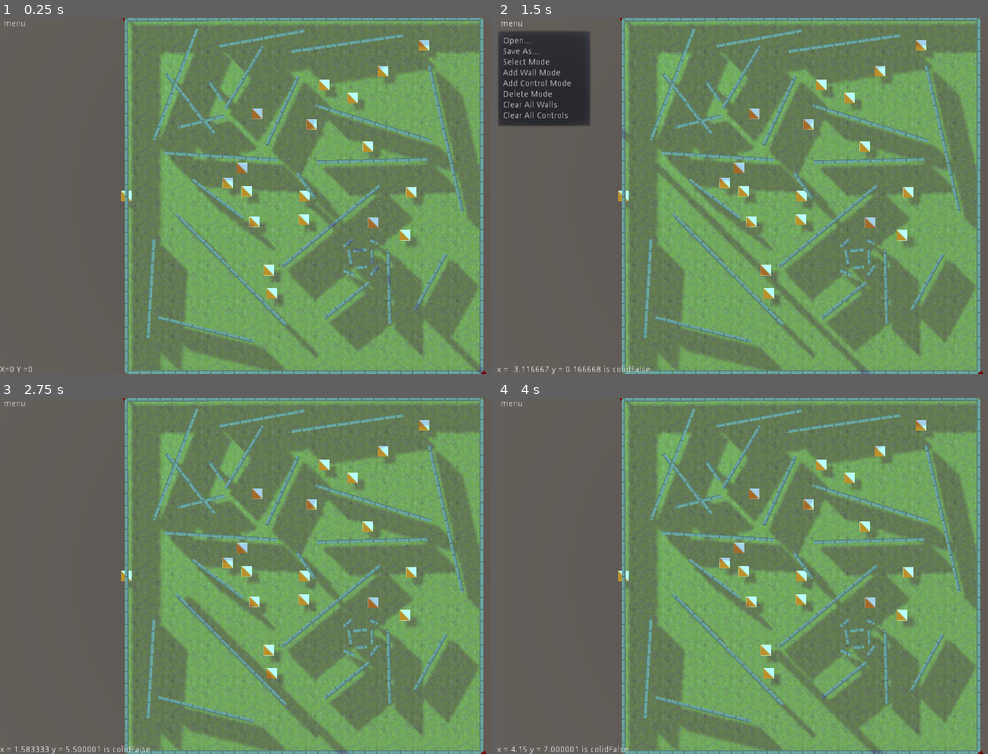
Above: before the commit, frames 1-4 (two rows, left to right).
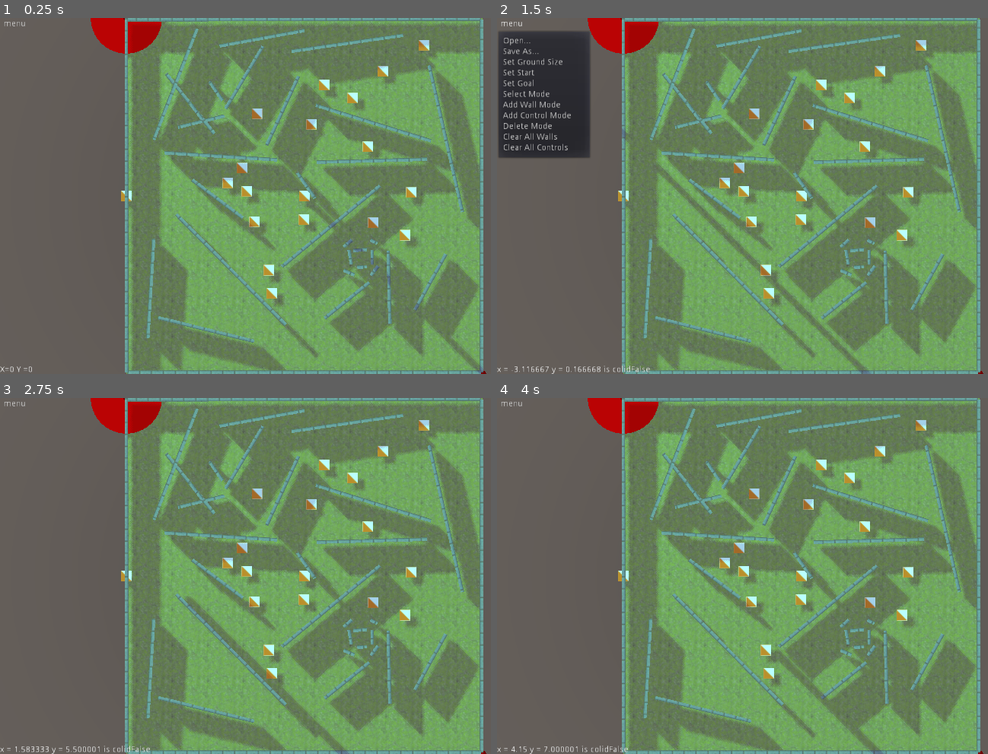
Above: after the commit, the same moments.

Repository: kjellwinblad/wall_orienteering
Game: Godot game, scene res://MapEditor.tscn
Two runs of this game, one before a commit and one after it. Both use one fixed random seed, a clock stepped at 60 frames per second and the inputs below. This scene is started directly instead of the project's main scene.
Inputs (mouse positions are in pixels of both pictures, inside the frame that each line leads up to):
- Up to frame 1 (0.25 s): no input
- Up to frame 2 (1.5 s): tap Enter at 0.5 s; move the mouse to (933, 178) at 0.52 s; press the mouse at (933, 178) at 0.53 s; release the mouse at (933, 178) at 1.25 s; click "menu" at 1.25 s
- Up to frame 3 (2.75 s): tap Space at 2 s; move the mouse to (181, 593) at 2.02 s; click (181, 593) at 2.1 s
- Up to frame 4 (4 s): tap Enter at 2.75 s; move the mouse to (860, 497) at 2.77 s; press the mouse at (860, 497) at 2.78 s; tap Space at 3.5 s; move the mouse to (771, 647) at 3.52 s; release the mouse at (771, 647) at 3.53 s; click (771, 647) at 3.6 s

The runs differ from the first frame. In frame 1, 1.0% of the frame differs, in the area x 18-34%, y 0-12%; in frame 2, 3.3%, in the area x 0-34%, y 0-40%; in frame 3, 1.0%; in frame 4, 1.0%.

Commit message:
More editor features

Diff:
--- /dev/null
+++ b/Goal.tscn
@@ -0,0 +1,20 @@
+[gd_scene load_steps=4 format=2]
+
+[sub_resource type="CylinderMesh" id=5]
+
+[sub_resource type="SpatialMaterial" id=6]
+albedo_color = Color( 1, 0, 0, 1 )
+
+[sub_resource type="BoxShape" id=4]
+
+[node name="Start" type="Spatial"]
+
+[node name="MeshInstance" type="MeshInstance" parent="."]
+transform = Transform( 1, 0, 0, 0, 1, 0, 0, 0, 1, 0, -0.43333, 0 )
+mesh = SubResource( 5 )
+material/0 = SubResource( 6 )
+
+[node name="Area" type="Area" parent="."]
+
+[node name="CollisionShape" type="CollisionShape" parent="Area"]
+shape = SubResource( 4 )
--- a/MapEditor.tscn
+++ b/MapEditor.tscn
@@ -1,8 +1,9 @@
-[gd_scene load_steps=5 format=2]
+[gd_scene load_steps=6 format=2]
 
 [ext_resource path="res://map_renderer.tscn" type="PackedScene" id=1]
 [ext_resource path="res://map_editor.gd" type="Script" id=2]
 [ext_resource path="res://editor_menu.gd" type="Script" id=3]
+[ext_resource path="res://set_size_dialog.gd" type="Script" id=4]
 
 [sub_resource type="CylinderMesh" id=1]
 top_radius = 0.1
@@ -74,7 +75,7 @@
 rect_min_size = Vector2( 500, 315 )
 size_flags_horizontal = 3
 size_flags_vertical = 3
-window_title = "Open a Map"
+window_title = "Open a File"
 resizable = true
 mode = 0
 current_dir = "res://maps"
@@ -83,5 +84,99 @@
 __meta__ = {
 "_editor_description_": ""
 }
+
+[node name="SetSizeDialog" type="WindowDialog" parent="."]
+visible = true
+anchor_left = 0.5
+anchor_top = 0.5
+anchor_right = 0.5
+anchor_bottom = 0.5
+margin_left = -100.0
+margin_top = -100.0
+margin_right = 100.0
+margin_bottom = 100.0
+rect_min_size = Vector2( 200, 200 )
+popup_exclusive = true
+window_title = "Set Size"
+resizable = true
+script = ExtResource( 4 )
+__meta__ = {
+"_edit_use_anchors_": false
+}
+
+[node name="VBoxContainer" type="VBoxContainer" parent="SetSizeDialog"]
+margin_right = 104.0
+margin_bottom = 94.0
+rect_min_size = Vector2( 200, 200 )
+__meta__ = {
+"_edit_use_anchors_": false
+}
+
+[node name="Label" type="Label" parent="SetSizeDialog/VBoxContainer"]
+margin_right = 200.0
+margin_bottom = 14.0
+text = "Set ground size"
+
+[node name="HBoxContainer" type="HBoxContainer" parent="SetSizeDialog/VBoxContainer"]
+margin_top = 18.0
+margin_right = 200.0
+margin_bottom = 42.0
+
+[node name="Label" type="Label" parent="SetSizeDialog/VBoxContainer/HBoxContainer"]
+margin_top = 5.0
+margin_right = 100.0
+margin_bottom = 19.0
+text = "Height (meters)"
+
+[node name="HeightLineEdit" type="LineEdit" parent="SetSizeDialog/VBoxContainer/HBoxContainer"]
+margin_left = 104.0
+margin_right = 162.0
+margin_bottom = 24.0
+text = "10"
+
+[node name="HBoxContainer2" type="HBoxContainer" parent="SetSizeDialog/VBoxContainer"]
+margin_top = 46.0
+margin_right = 200.0
+margin_bottom = 70.0
+
+[node name="Label" type="Label" parent="SetSizeDialog/VBoxContainer/HBoxContainer2"]
+margin_top = 5.0
+margin_right = 96.0
+margin_bottom = 19.0
+text = "Width (meters)"
+
+[node name="WidthLineEdit" type="LineEdit" parent="SetSizeDialog/VBoxContainer/HBoxContainer2"]
+margin_left = 100.0
+margin_right = 158.0
+margin_bottom = 24.0
+text = "10"
+
+[node name="HBoxContainer3" type="HBoxContainer" parent="SetSizeDialog/VBoxContainer"]
+margin_top = 74.0
+margin_right = 200.0
+margin_bottom = 94.0
+
+[node name="SaveButton" type="Button" parent="SetSizeDialog/VBoxContainer/HBoxContainer3"]
+margin_right = 41.0
+margin_bottom = 20.0
+text = "Save"
+
+[node name="CancelButton" type="Button" parent="SetSizeDialog/VBoxContainer/HBoxContainer3"]
+margin_left = 45.0
+margin_right = 99.0
+margin_bottom = 20.0
+text = "Cancel"
+
+[node name="BadHeightDialog" type="AcceptDialog" parent="SetSizeDialog"]
+margin_right = 83.0
+margin_bottom = 58.0
+dialog_text = "The height needs to be a positive integer"
+
+[node name="BadWidthtDialog" type="AcceptDialog" parent="SetSizeDialog"]
+margin_right = 83.0
+margin_bottom = 58.0
+dialog_text = "The width needs to be a positive integer"
 [connection signal="file_selected" from="SaveFileDialog" to="." method="_on_SaveFileDialog_file_selected"]
 [connection signal="file_selected" from="OpenFileDialog" to="." method="_on_OpenFileDialog_file_selected"]
+[connection signal="pressed" from="SetSizeDialog/VBoxContainer/HBoxContainer3/SaveButton" to="SetSizeDialog" method="_on_SaveButton_pressed"]
+[connection signal="pressed" from="SetSizeDialog/VBoxContainer/HBoxContainer3/CancelButton" to="SetSizeDialog" method="_on_CancelButton_pressed"]
--- /dev/null
+++ b/Start.tscn
@@ -0,0 +1,29 @@
+[gd_scene load_steps=5 format=2]
+
+[sub_resource type="PrismMesh" id=1]
+
+[sub_resource type="SpatialMaterial" id=2]
+albedo_color = Color( 1, 0, 0, 1 )
+
+[sub_resource type="ConcavePolygonShape" id=3]
+data = PoolVector3Array( 0, 1, 1, 1, -1, 1, -1, -1, 1, 0, 1, -1, -1, -1, -1, 1, -1, -1, 0, 1, 1, 0, 1, -1, 1, -1, 1, 0, 1, -1, 1, -1, -1, 1, -1, 1, 0, 1, -1, 0, 1, 1, -1, -1, -1, 0, 1, 1, -1, -1, 1, -1, -1, -1, -1, -1, 1, 1, -1, 1, -1, -1, -1, 1, -1, 1, 1, -1, -1, -1, -1, -1 )
+
+[sub_resource type="BoxShape" id=4]
+
+[node name="Start" type="Spatial"]
+transform = Transform( 1, 0, 0, 0, 1, 0, 0, 0, 1, 0, 0.585248, 0 )
+
+[node name="MeshInstance" type="MeshInstance" parent="."]
+transform = Transform( 1, 0, 0, 0, -1.62921e-07, -1, 0, 1, -1.62921e-07, 0, -0.842874, 0 )
+mesh = SubResource( 1 )
+material/0 = SubResource( 2 )
+
+[node name="StaticBody" type="StaticBody" parent="MeshInstance"]
+
+[node name="CollisionShape" type="CollisionShape" parent="MeshInstance/StaticBody"]
+shape = SubResource( 3 )
+
+[node name="Area" type="Area" parent="."]
+
+[node name="CollisionShape" type="CollisionShape" parent="Area"]
+shape = SubResource( 4 )
--- a/editor_menu.gd
+++ b/editor_menu.gd
@@ -12,13 +12,19 @@
 	CLEAR_WALLS,
 	CLEAR_CONTROLS,
 	SELECT_MODE,
-	DELETE_MODE
+	DELETE_MODE,
+	SET_GROUND_SIZE,
+	SET_START_MODE,
+	SET_GOAL_MODE
 }
 
 func _ready():
 	var popup : PopupMenu = get_popup()
 	popup.add_item("Open...", MenuItemId.OPEN)
 	popup.add_item("Save As...", MenuItemId.SAVE)
+	popup.add_item("Set Ground Size", MenuItemId.SET_GROUND_SIZE)
+	popup.add_item("Set Start", MenuItemId.SET_START_MODE)
+	popup.add_item("Set Goal", MenuItemId.SET_GOAL_MODE)
 	popup.add_item("Select Mode", MenuItemId.SELECT_MODE)
 	popup.add_item("Add Wall Mode", MenuItemId.ADD_WALL)
 	popup.add_item("Add Control Mode", MenuItemId.ADD_CONTROL)
--- a/map_editor.gd
+++ b/map_editor.gd
@@ -6,7 +6,9 @@
 	SELECT_STATE,
 	ADD_WALL_STATE,
 	DELETE_STATE,
-	ADD_CONTROL_STATE
+	ADD_CONTROL_STATE,
+	SET_START_STATE,
+	SET_GOAL_STATE
 }
 
 var state = EditorState.ADD_WALL_STATE
@@ -46,6 +48,13 @@
 	if id == editor_menu.MenuItemId.OPEN:
 		$OpenFileDialog.popup()
 		$OpenFileDialog.invalidate()
+	if id == editor_menu.MenuItemId.SET_GROUND_SIZE:
+		var set_size_dialog : SetSizeDialog = find_node("SetSizeDialog")
+		set_size_dialog.popup_with_map(map_renderer.get_map())
+	if id == editor_menu.MenuItemId.SET_START_MODE:
+		state = EditorState.SET_START_STATE
+	if id == editor_menu.MenuItemId.SET_GOAL_MODE:
+		state = EditorState.SET_GOAL_STATE
 
 func _on_menu_entered():
 	state = EditorState.SELECT_STATE
@@ -83,6 +92,18 @@
 			handle_delete_click(mouse_event)
 		if state == EditorState.ADD_CONTROL_STATE:
 			handle_add_control_click(mouse_event)
+		if state == EditorState.SET_START_STATE:
+			handle_change_start_click(mouse_event)
+		if state == EditorState.SET_GOAL_STATE:
+			handle_change_goal_click(mouse_event)
+
+func handle_change_start_click(mouse_event:InputEventMouseButton):
+	map_renderer.get_map().start_pos = _mouse_pos
+	rerender_map()
+
+func handle_change_goal_click(mouse_event:InputEventMouseButton):
+	map_renderer.get_map().goal_pos = _mouse_pos
+	rerender_map()
 
 func handle_delete_click(mouse_event:InputEventMouseButton) -> void:
 	var collider= _ray_cast.get_collider()
@@ -127,7 +148,9 @@
 	old_renderer.queue_free()
 	map_renderer = new_renderer
 	camera = map_renderer.get_node("Camera")
+	map_renderer.get_map().connect("changed", self, "rerender_map")
 	add_child(new_renderer)
+
 
 
 func _on_SaveFileDialog_file_selected(path):
--- a/map_renderer.gd
+++ b/map_renderer.gd
@@ -7,6 +7,8 @@
 onready var _floor : MeshInstance = $WorldNodes/Floor
 onready var wall_scene = preload("res://Wall.tscn")
 onready var control_scene = preload("res://Control.tscn")
+onready var start_scene = preload("res://Start.tscn")
+onready var goal_scene = preload("res://Goal.tscn")
 onready var _world_nodes = $WorldNodes
 
 func set_map(init_map: MapResource):
@@ -50,6 +52,12 @@
 		control.control_index = index
 		index += 1
 		add_child(control)
+	var goal = goal_scene.instance()
+	goal.transform.origin = Vector3(map.goal_pos.x,0, map.goal_pos.y)
+	add_child(goal)
+	var start = start_scene.instance()
+	start.transform.origin = Vector3(map.start_pos.x,0, map.start_pos.y)
+	add_child(start)
 	var camera : Camera = $Camera
 	camera.size = max(map.width, map.height)
 	camera.translate(Vector3(map.width/2, -map.height/2, 0))
--- a/map_resource.gd
+++ b/map_resource.gd
@@ -7,7 +7,8 @@
 
 export(Array, Array, Vector2) var walls = [[Vector2(0,0), Vector2(50,50)]]
 export(Array, Vector2) var controlls = [Vector2(10,15), Vector2(10,5)]
-
+export(Vector2) var start_pos:Vector2 = Vector2(0,0)
+export(Vector2) var goal_pos:Vector2 = Vector2(0,0)
 
 func add_wall(from: Vector2, to: Vector2):
 	walls.append([from, to])
--- a/maps/map1.tres
+++ b/maps/map1.tres
@@ -8,3 +8,5 @@
 height = 10.0
 walls = [ [ Vector2( 0, 1.62106e-06 ), Vector2( 0.0166664, 9.95 ) ], [ Vector2( 0.0166664, 9.95 ), Vector2( 9.96667, 9. …(1915 unchanged characters)…
 controlls = [ Vector2( 0, 5 ), Vector2( 5, 5 ), Vector2( 2.85, 4.63333 ), Vector2( 3.38333, 4.86667 ), Vector2( 7.2, 1. …(366 unchanged characters)…
+start_pos = Vector2( 0, 0 )
+goal_pos = Vector2( 0, 0 )
--- a/project.godot
+++ b/project.godot
@@ -29,6 +29,11 @@
 "language": "GDScript",
 "path": "res://ocontrol.gd"
 }, {
+"base": "WindowDialog",
+"class": "SetSizeDialog",
+"language": "GDScript",
+"path": "res://set_size_dialog.gd"
+}, {
 "base": "Spatial",
 "class": "Wall",
 "language": "GDScript",
@@ -39,6 +44,7 @@
 "MapRenderer": "",
 "MapResource": "",
 "OControl": "",
+"SetSizeDialog": "",
 "Wall": ""
 }
 
--- /dev/null
+++ b/set_size_dialog.gd
@@ -0,0 +1,32 @@
+extends WindowDialog
+
+class_name SetSizeDialog
+
+var map : MapResource = null
+
+func _ready():
+	pass # Replace with function body.
+
+func popup_with_map(map_p:MapResource):
+	map = map_p
+	find_node("HeightLineEdit").text = str(map.height)
+	find_node("WidthLineEdit").text = str(map.width)
+	popup()
+
+func _on_CancelButton_pressed():
+	hide()
+
+
+func _on_SaveButton_pressed():
+	var height_str = find_node("HeightLineEdit").text
+	var width_str = find_node("WidthLineEdit").text
+	if not height_str.is_valid_float() or float(height_str) < 1:
+		$BadHeightDialog.popup()
+		return
+	if not width_str.is_valid_float() or float(width_str) < 1:
+		$BadWidthDialog.popup()
+		return
+	map.height = float(height_str)
+	map.width = float(width_str)
+	map.emit_signal("changed")
+	hide()
